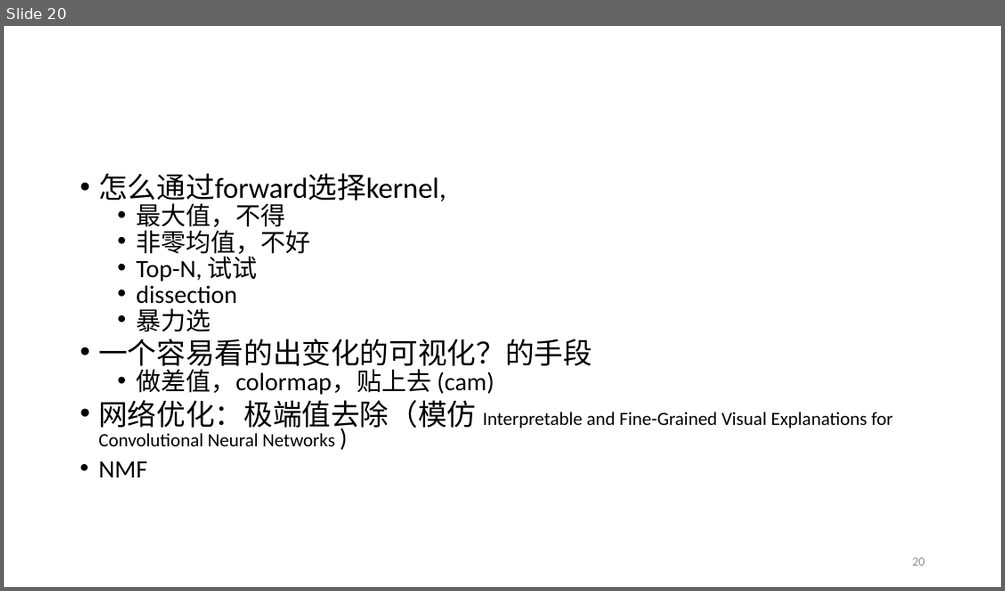
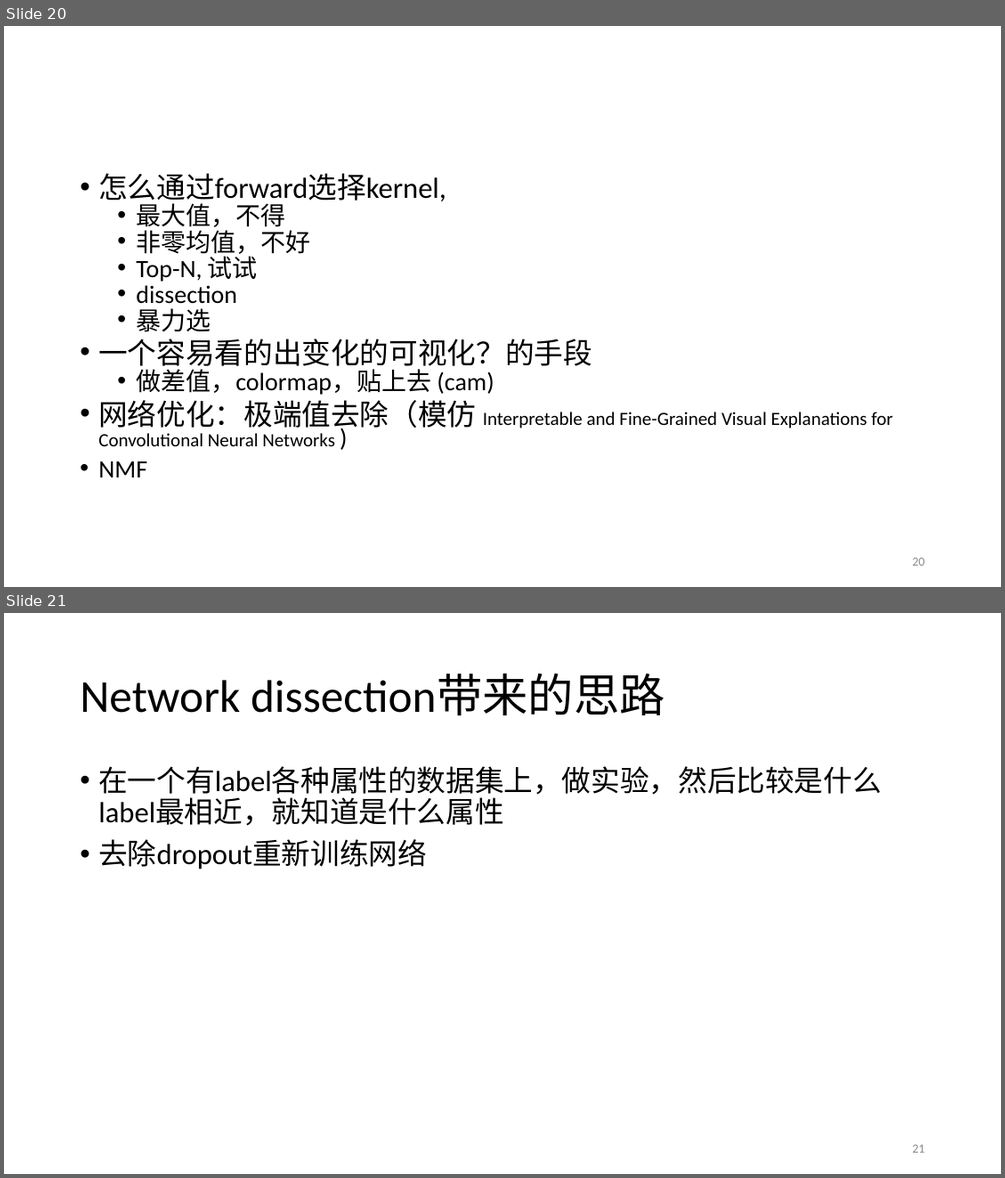
Before and after one commit to JiaxinZhuang/Interpretation, a slide deck: ppt/Interpretation-9-20.pptx. Shown one above the other, each under a label of ours: slide 20 before the commit, slides 20 and 21 after it. The pictures are 1005x591 and 1005x1178 pixels, drawn with LibreOffice and Linux fonts; fonts in the diff are those of the drawing. Boxes give left, top, right and bottom in pixels: in the first picture for what was removed or moved away, otherwise in the second. Text is boxed around its words. In the diff, an @@ line names an element or a change of style, - is before the commit and + after.

```diff
--- a/ppt/Interpretation-9-20.pptx
+++ b/ppt/Interpretation-9-20.pptx
@@ slide 21 added at box(4, 613, 1001, 1174), background #FFFFFF @@
@@ title added at box(80, 674, 665, 715), 44 pt, text #000000 @@
+Network dissection带来的思路
@@ text added at box(98, 766, 881, 869), 28 pt, text #000000 @@
+• 在一个有label各种属性的数据集上，做实验，然后比较是什么label最相近，就知道是什么属性
+• 去除dropout重新训练网络
@@ page number added at box(912, 1144, 924, 1152), 12 pt, text #8C8C8C @@
+21
```
Also in this commit, not shown: 1 other file.
